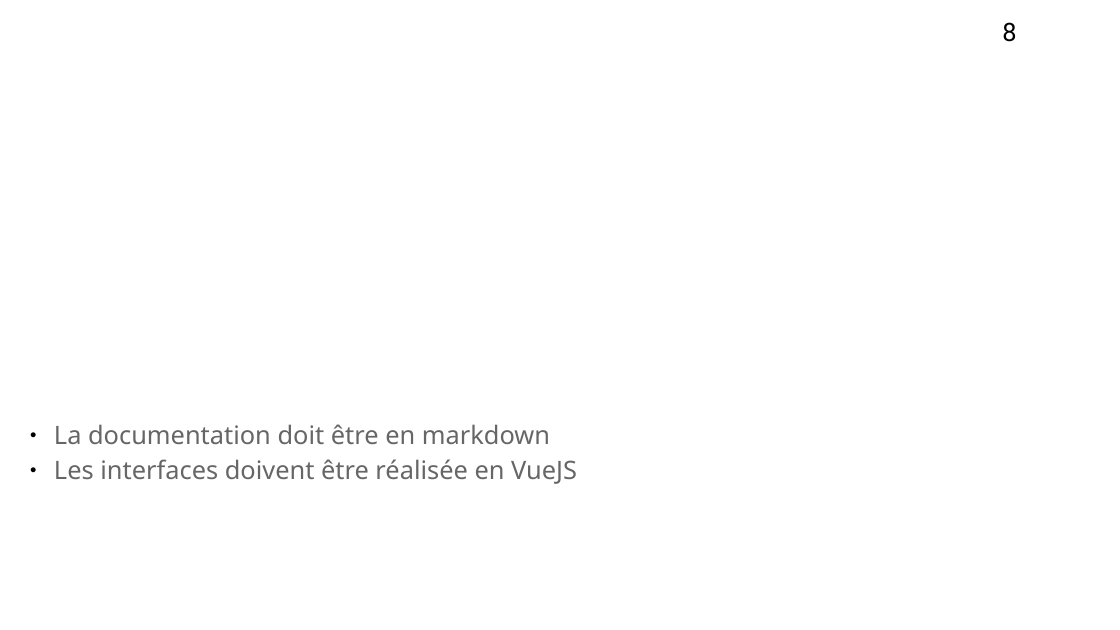
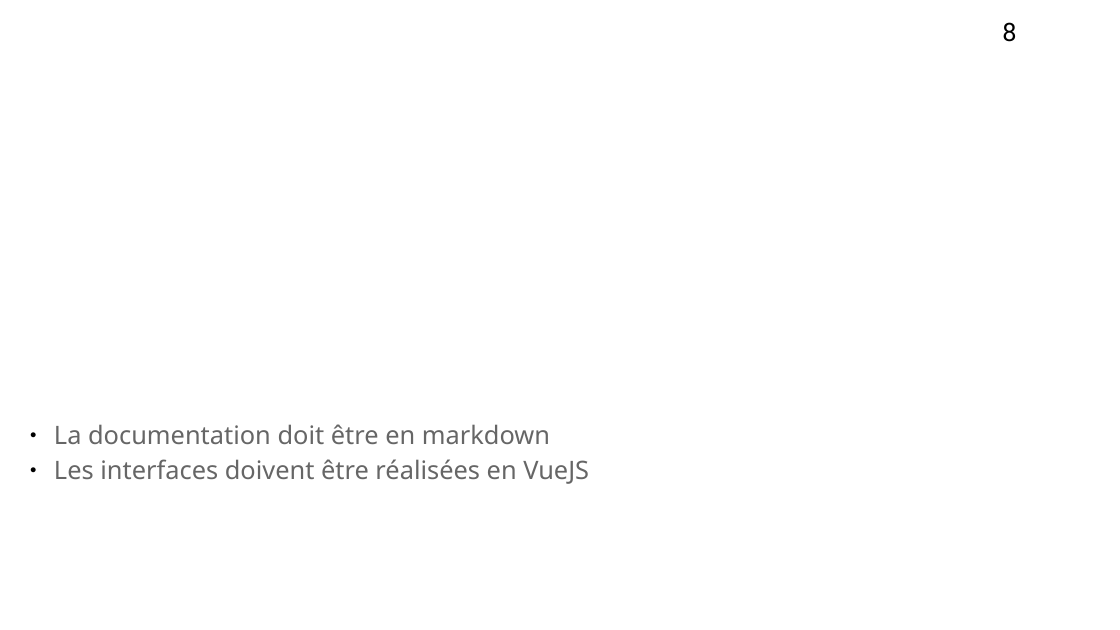
Before and after one commit to Szyckaa/UE-PROJET-DOCS-GESTION, a slide deck: slide 8 of Initialisation/Support de réunion de lancement.odp. Drawn at 1120x630 pixels with LibreOffice and Linux fonts; fonts in the diff are those of the drawing; background and template pictures are left out. Boxes give left, top, right and bottom in pixels: in the first picture for what was removed or moved away, otherwise in the second. Text is boxed around its words. In the diff, an @@ line names an element or a change of style, - is before the commit and + after.

```diff
--- a/Initialisation/Support de réunion de lancement.odp
+++ b/Initialisation/Support de réunion de lancement.odp
@@ text at (54, 459, 589, 484): text changed @@
-● Les interfaces doivent être réalisée en VueJS
+● Les interfaces doivent être réalisées en VueJS
```
Also in this commit, not shown: 1 other slide changed, 1 other file.
